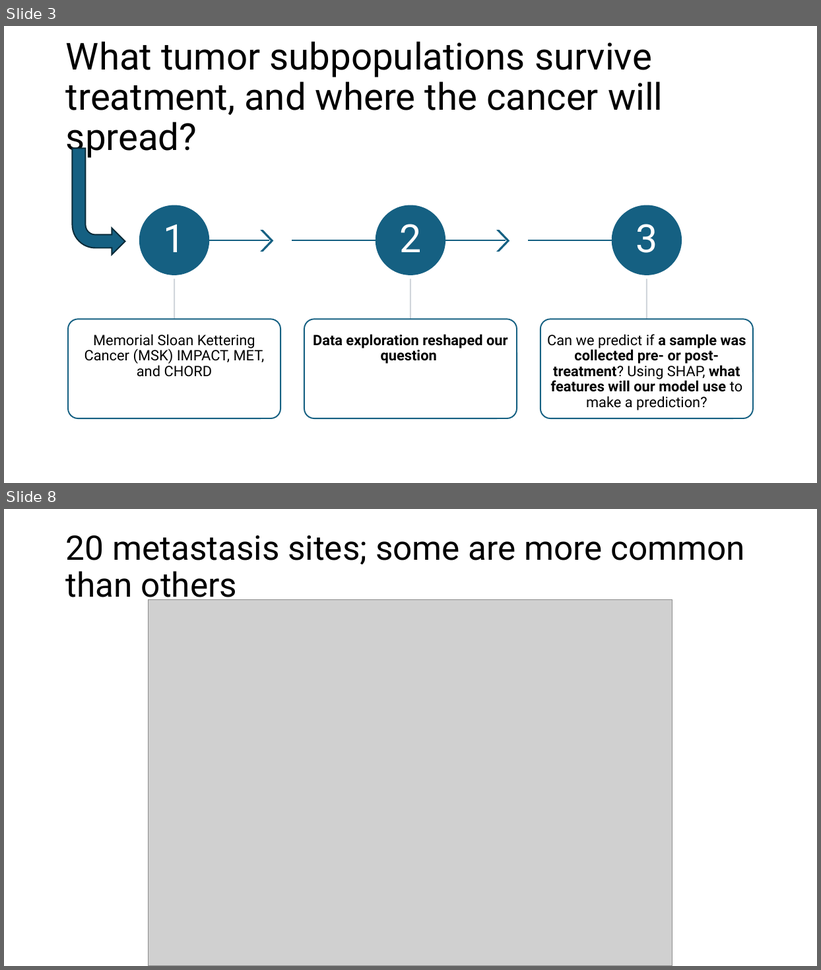
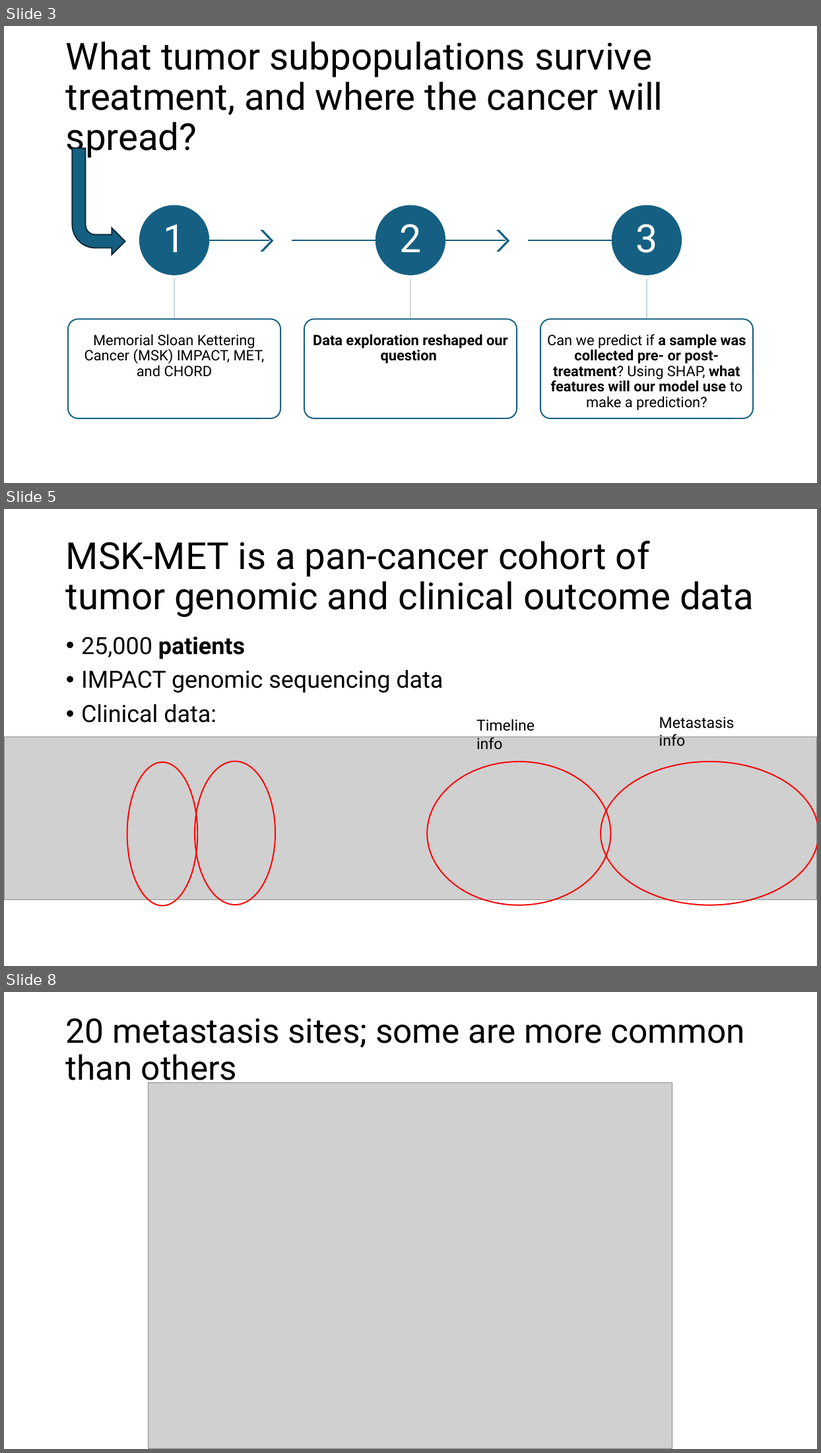
Before and after one commit to Hammerb88/AI-Health-Project, a slide deck: Demo 1.pptx. Shown one above the other, each under a label of ours: slides 3 and 8 before the commit, slides 3, 5 and 8 after it; the slides between them are not shown. The pictures are 821x970 and 821x1453 pixels, drawn with LibreOffice and Linux fonts; fonts in the diff are those of the drawing; grey boxes stand for pictures. Boxes give left, top, right and bottom in pixels: in the first picture for what was removed or moved away, otherwise in the second. Text is boxed around its words. In the diff, an @@ line names an element or a change of style, - is before the commit and + after.

```diff
--- a/Demo 1.pptx
+++ b/Demo 1.pptx
@@ slide 5 added at <box>4,509,817,966</box>, background #FFFFFF @@
@@ title added at <box>66,541,754,617</box>, 44 pt, text #000000 @@
+MSK-MET is a pan-cancer cohort of tumor genomic and clinical outcome data
@@ text added at <box>81,636,443,723</box>, 28 pt, text #000000 @@
+• 25,000 patients
+• IMPACT genomic sequencing data
+• Clinical data:
@@ text added at <box>477,719,535,749</box>, 18 pt, text #000000 @@
+Timeline info
@@ text added at <box>659,717,735,747</box>, 18 pt, text #000000 @@
+Metastasis info
@@ picture added at <box>4,737,817,900</box> @@
@@ ellipse added at <box>127,762,197,906</box>, outline #FF0000 1.5 pt @@
@@ ellipse added at <box>195,762,275,906</box>, outline #FF0000 1.5 pt @@
@@ ellipse added at <box>427,762,611,906</box>, outline #FF0000 1.5 pt @@
@@ ellipse added at <box>601,762,817,906</box>, outline #FF0000 1.5 pt @@
```
Also in this commit, not shown: 2 slides changed, 2 other slides added, 3 slides removed.
